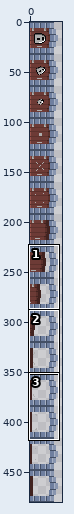
A sprite sheet gets an edit: data/images/doorRight.png. The picture above shows the old version from afar; the outline marks the close-up.
Close-up. As it was:
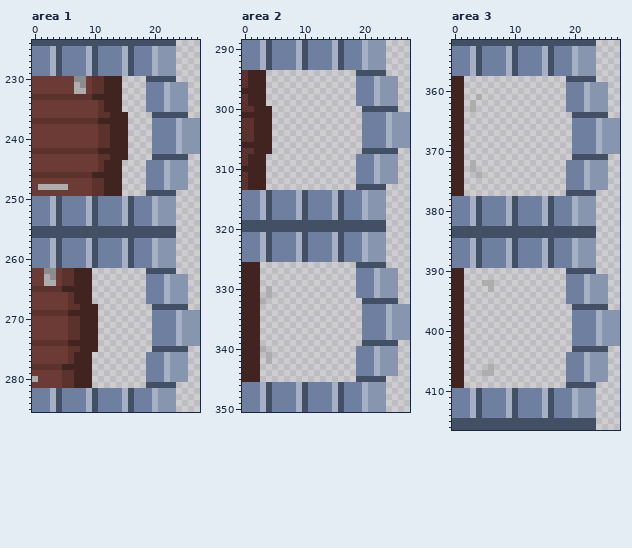
The file is 32x480 pixels. Colours within 5 levels of each other are drawn and written as one. Shown: area 1: x 0..27, y 224..285; area 2: x 0..27, y 289..350; area 3: x 0..27, y 352..416. The commit also changed other parts of the picture, which this record leaves out.
After the commit:
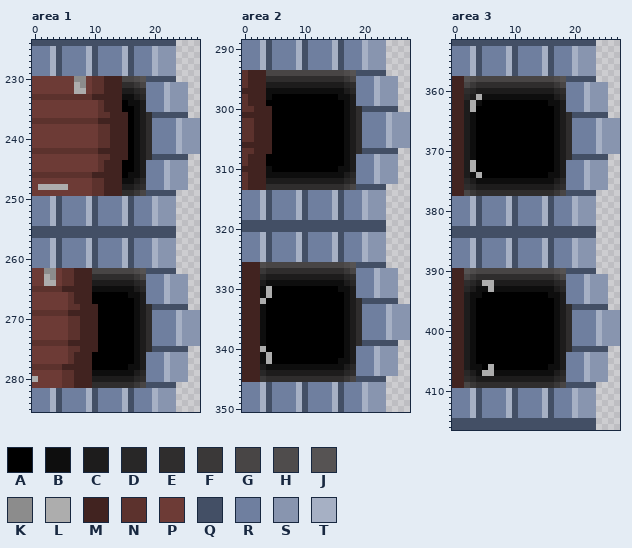
Palette (. is transparent): A #000000  B #0e0e0e  C #1d1c1c  D #282727  E #2f2d2d  F #3a3838  G #484545  H #4f4c4c  J #565353  K #8c8c8c  L #adadad  M #412320  N #5c322d  P #6d3b36  Q #434f65  R #6f7f9f  S #8895af  T #a6b0c4
Changes in this commit:
Changed rows in their new state; - is an unchanged pixel.
Area 1:
first column x 15:
230 GGHJ-
231 EEFG-
232 CCDE-
233 BBCD-
234 ABBC-
235 AABC-
236 -ABCE
237 -ABCE
238 -ABCE
239 -ABCE
240 -ABCE
241 -ABCE
242 -ABCE
243 -ABCE
244 AABC-
245 AABC-
246 ABBC-
247 BBCD-
248 CCDE-
249 EEFG-
first column x 10:
262 GGGGGGGHJ-
263 EEEEEEEFG-
264 CCCCCCCDE-
265 BBBBBBBCD-
266 AAAAAABBC-
267 AAAAAAABC-
268 -AAAAAABCE
269 -AAAAAABCE
270 -AAAAAABCE
271 -AAAAAABCE
272 -AAAAAABCE
273 -AAAAAABCE
274 -AAAAAABCE
275 -AAAAAABCE
276 AAAAAAABC-
277 AAAAAAABC-
278 AAAAAABBC-
279 BBBBBBBCD-
280 CCCCCCCDE-
281 EEEEEEEFG-
Area 2:
first column x 4:
294 GGGGGGGGGGGGGHJ-
295 EEEEEEEEEEEEEFG-
296 CCCCCCCCCCCCCDE-
297 BBBBBBBBBBBBBCD-
298 BAAAAAAAAAAABBC-
299 AAAAAAAAAAAAABC-
300 -AAAAAAAAAAAABCE
301 -AAAAAAAAAAAABCE
302 -AAAAAAAAAAAABCE
303 -AAAAAAAAAAAABCE
304 -AAAAAAAAAAAABCE
305 -AAAAAAAAAAAABCE
306 -AAAAAAAAAAAABCE
307 -AAAAAAAAAAAABCE
308 AAAAAAAAAAAAABC-
309 AAAAAAAAAAAAABC-
310 BAAAAAAAAAAABBC-
311 BBBBBBBBBBBBBCD-
312 CCCCCCCCCCCCCDE-
313 EEEEEEEEEEEEEFG-
first column x 3:
326 HGGGGGGGGGGGGGHJ-
327 FEEEEEEEEEEEEEFG-
328 DCCCCCCCCCCCCCDE-
329 CBBBBBBBBBBBBBCD-
330 B-AAAAAAAAAAABBC-
331 B-AAAAAAAAAAAABC-
332 -AAAAAAAAAAAAABCE
333 BAAAAAAAAAAAAABCE
334 BAAAAAAAAAAAAABCE
335 BAAAAAAAAAAAAABCE
336 BAAAAAAAAAAAAABCE
337 BAAAAAAAAAAAAABCE
338 BAAAAAAAAAAAAABCE
339 BAAAAAAAAAAAAABCE
340 -AAAAAAAAAAAAABC-
341 B-AAAAAAAAAAAABC-
342 B-AAAAAAAAAAABBC-
343 CBBBBBBBBBBBBBCD-
344 DCCCCCCCCCCCCCDE-
345 FEEEEEEEEEEEEEFG-
Area 3:
first column x 2:
358 JHGGGGGGGGGGGGGHJ-
359 GFEEEEEEEEEEEEEFG-
360 EDCCCCCCCCCCCCCDE-
361 DC-BBBBBBBBBBBBCD-
362 C-BAAAAAAAAAAABBC-
363 C-AAAAAAAAAAAAABC-
364 CBAAAAAAAAAAAAABCE
365 CBAAAAAAAAAAAAABCE
366 CBAAAAAAAAAAAAABCE
367 CBAAAAAAAAAAAAABCE
368 CBAAAAAAAAAAAAABCE
369 CBAAAAAAAAAAAAABCE
370 CBAAAAAAAAAAAAABCE
371 CBAAAAAAAAAAAAABCE
372 C-AAAAAAAAAAAAABC-
373 C-AAAAAAAAAAAAABC-
374 CB-AAAAAAAAAAABBC-
375 DCBBBBBBBBBBBBBCD-
376 EDCCCCCCCCCCCCCDE-
377 GFEEEEEEEEEEEEEFG-
first column x 2:
390 JHGGGGGGGGGGGGGHJ-
391 GFEEEEEEEEEEEEEFG-
392 EDC--CCCCCCCCCCDE-
393 DCBB-BBBBBBBBBBCD-
394 CBBAAAAAAAAAAABBC-
395 CBAAAAAAAAAAAAABC-
396 CBAAAAAAAAAAAAABCE
397 CBAAAAAAAAAAAAABCE
398 CBAAAAAAAAAAAAABCE
399 CBAAAAAAAAAAAAABCE
400 CBAAAAAAAAAAAAABCE
401 CBAAAAAAAAAAAAABCE
402 CBAAAAAAAAAAAAABCE
403 CBAAAAAAAAAAAAABCE
404 CBAAAAAAAAAAAAABC-
405 CBAAAAAAAAAAAAABC-
406 CBBA-AAAAAAAAABBC-
407 DCB--BBBBBBBBBBCD-
408 EDCCCCCCCCCCCCCDE-
409 GFEEEEEEEEEEEEEFG-
Boxes around the changes in both close-ups, in picture pixels (x1, y1, x2, y2):
added: (122, 76, 152, 196)
added: (92, 268, 152, 388)
added: (266, 70, 362, 190)
added: (260, 262, 362, 382)
added: (464, 76, 572, 196)
added: (464, 268, 572, 388)
